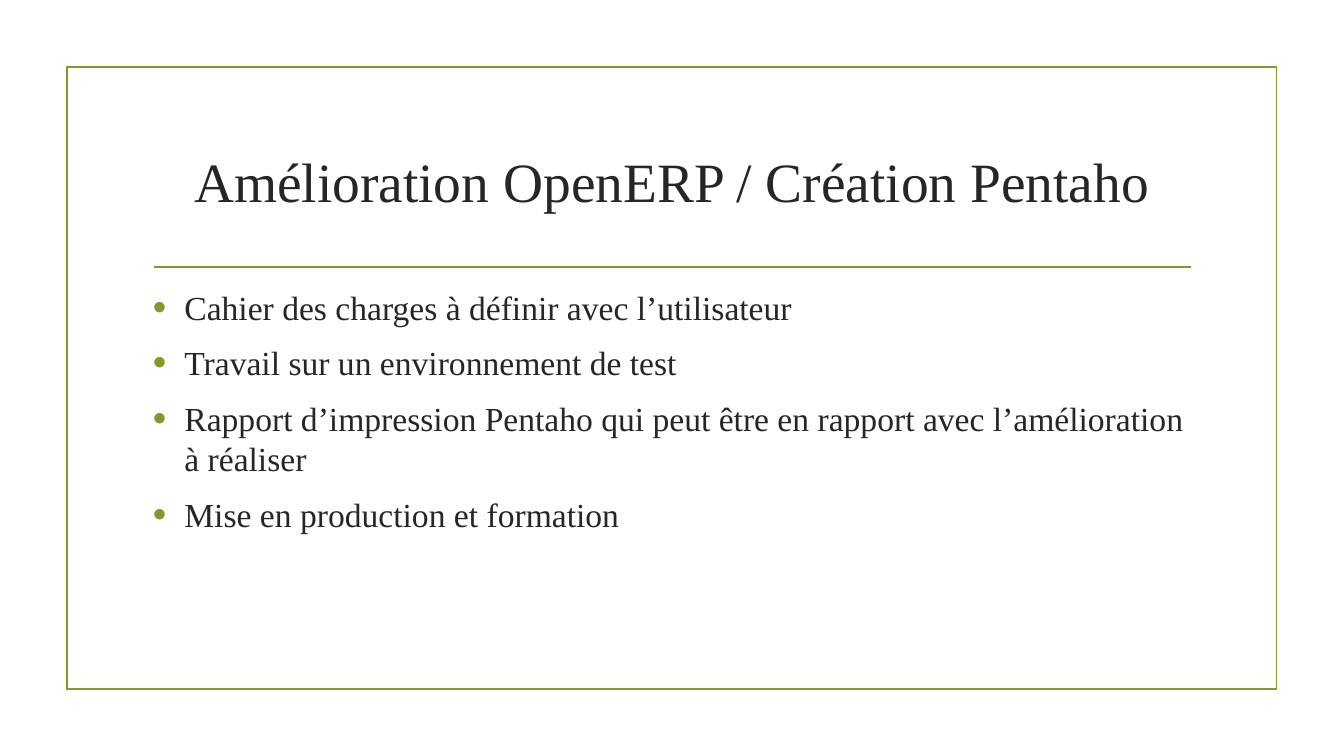
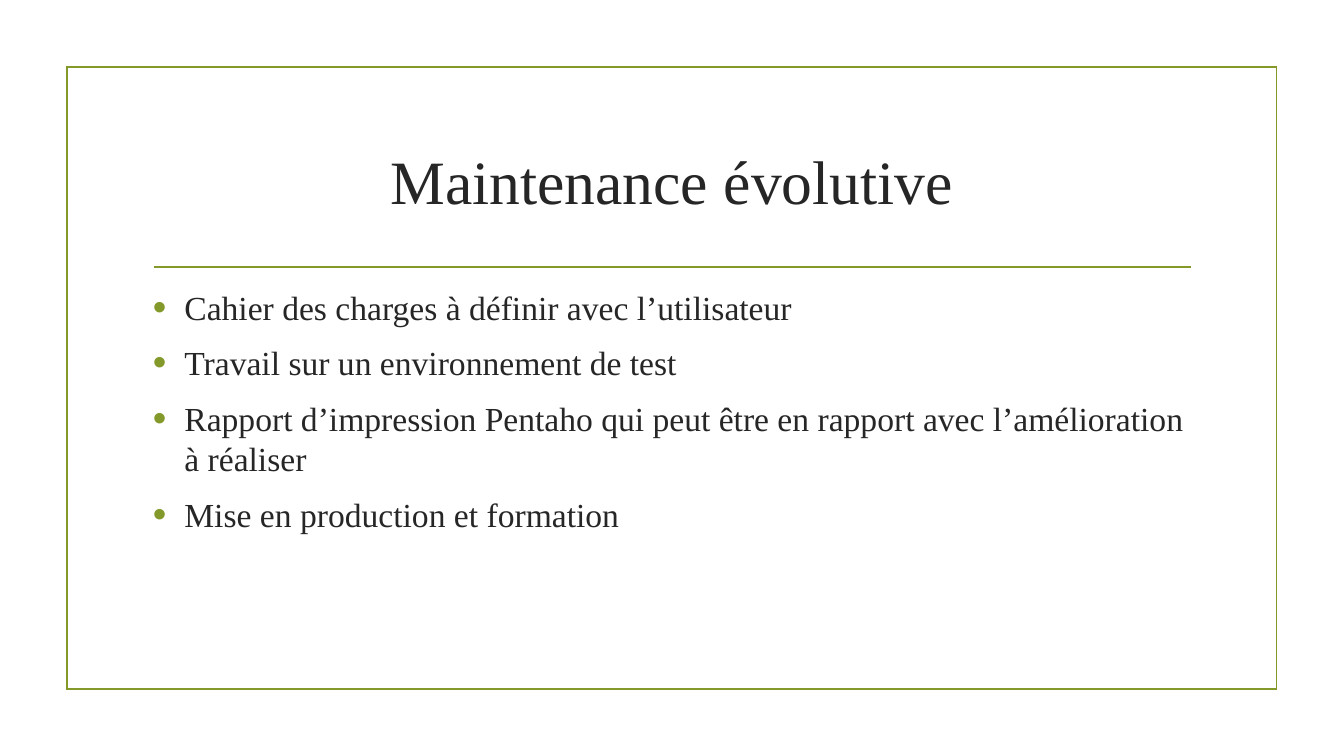
Before and after one commit to vmele/Vivet, a slide deck: slide 6 of GSB/Portfolio/PP_Portfolio.pptx. Drawn at 1344x756 pixels with LibreOffice and Linux fonts; fonts in the diff are those of the drawing; background and template pictures are left out. Boxes give left, top, right and bottom in pixels: in the first picture for what was removed or moved away, otherwise in the second. Text is boxed around its words. In the diff, an @@ line names an element or a change of style, - is before the commit and + after.

```diff
--- a/GSB/Portfolio/PP_Portfolio.pptx
+++ b/GSB/Portfolio/PP_Portfolio.pptx
@@ title at bbox=[390, 161, 953, 205]: text changed; size 39.6 to 44 pt @@
-Amélioration OpenERP / Création Pentaho
+Maintenance évolutive
```
Also in this commit, not shown: 4 other slides changed, 37 other files.
